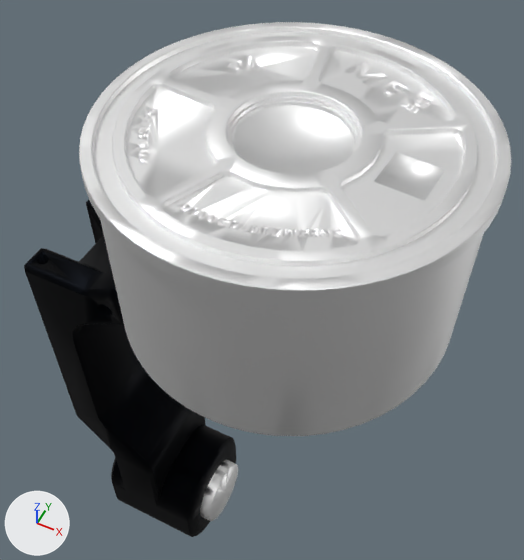
The COLLADA model rapha_description/models/servo.dae: old version first, new version second.
The view is the same before and after, from a 50 mm camera at (0.0376, -0.0866, 0.0901) aimed at (-0.0156, 0.0198, -0.0428). Every picture has the same lights, and +X, +Y and +Z are marked at lower left. Vertices at the same position are counted once.

The first picture shows 'RL_Servo'.
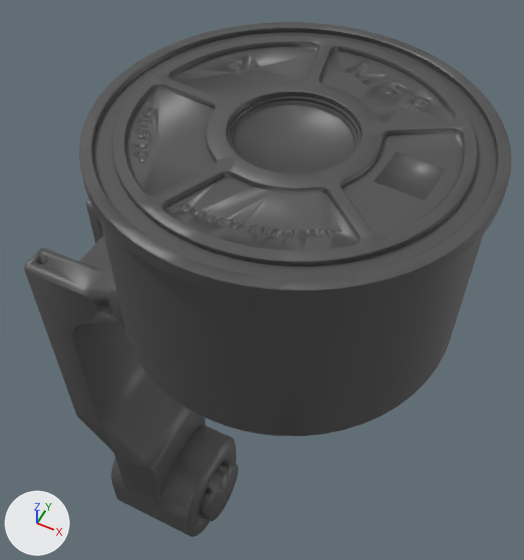
Changed parts and their boxes [x1, y1, x2, y2] in the pictures (524 x 560 px):
```json
{"object": "RL_Servo", "change": "recoloured, surface changed", "before": [24, 22, 511, 537], "after": [24, 22, 511, 537]}
{"part": 1, "of": "me_body5_003", "change": "recoloured", "before": [79, 22, 511, 521], "after": [79, 22, 511, 521], "on screen": "white to grey"}
```

Scene script edits in JSON lines:
```json
{"op": "set", "path": "mat_powder_coat_black_001.base_color", "old": "(0.00304, 0.00368, 0.00518)", "new": "(0.12, 0.12, 0.12)", "note": "black #0a0c10 -> dark grey #616161"}
{"op": "set", "path": "mat_powder_coat_black_001.metallic", "old": "1.0", "new": "0.5"}
{"block": "me_body5_003", "where": "me_body5_003.from_pydata(...)  # 9099 vertices, 18196 faces; spans x -0.056..0.033, y -0.033..0.033, z -0.141..0.02"}
{"block": "me_body5_003", "where": "# used by ob_rl_servo; location = (0.0, 0.0, 0.0)"}
{"block": "me_body5_003", "change": "me_body5_003 part 1: all 11030 faces that had it switch from mat_steel_motors_001 (white #ffffff) to mat_powder_coat_black_001 (dark grey #616161)"}
```
